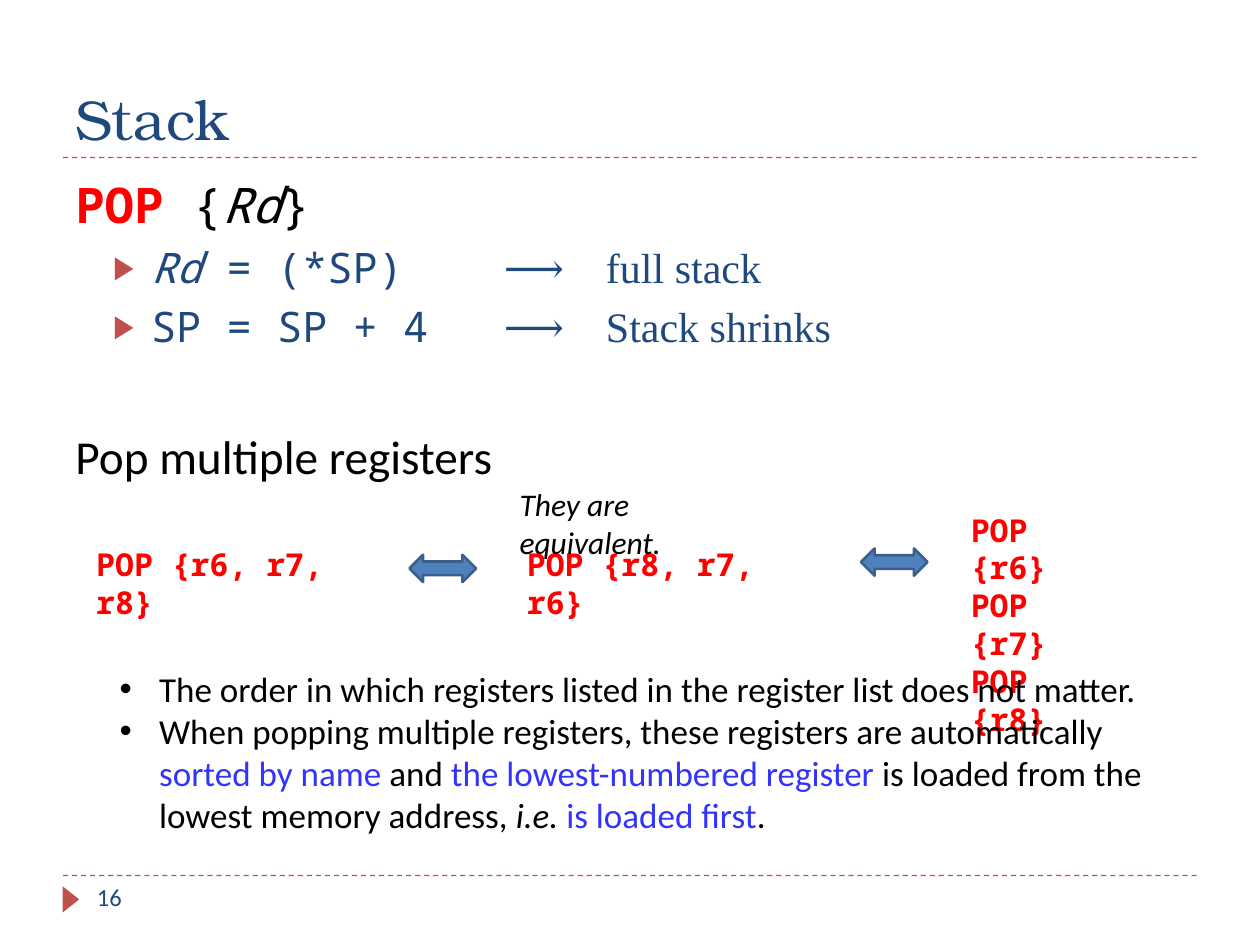
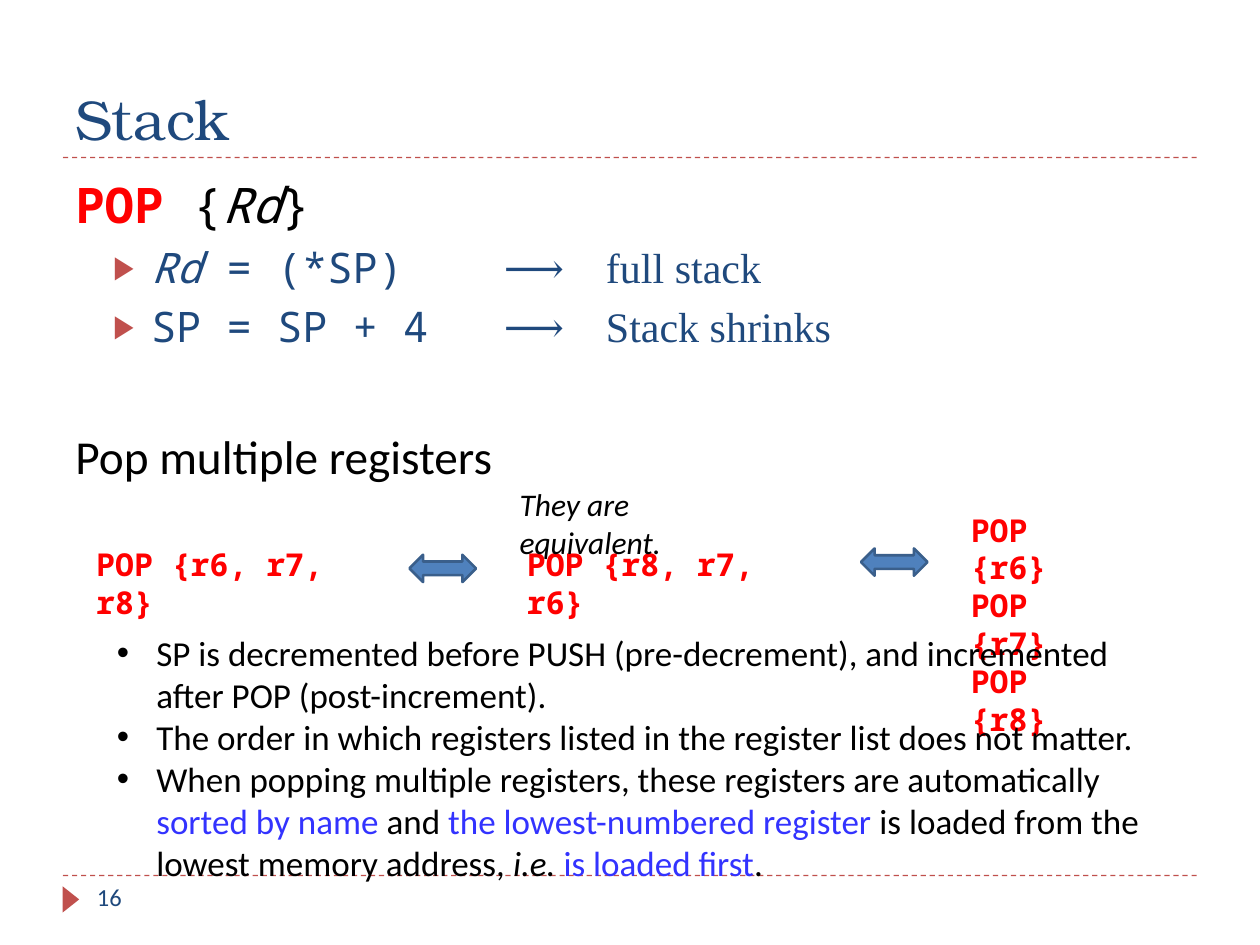
Before and after one commit to guhofstra/CSC111Fa25, a slide deck: slide 16 of PPTs/Ch8_ARM_Subroutines_2_Stack_Perserve_Environment.pptx. Drawn at 1260x945 pixels with LibreOffice and Linux fonts; fonts in the diff are those of the drawing. Boxes give left, top, right and bottom in pixels: in the first picture for what was removed or moved away, otherwise in the second. Text is boxed around its words. In the diff, an @@ line names an element or a change of style, - is before the commit and + after.

```diff
--- a/PPTs/Ch8_ARM_Subroutines_2_Stack_Perserve_Environment.pptx
+++ b/PPTs/Ch8_ARM_Subroutines_2_Stack_Perserve_Environment.pptx
@@ text "SP is decremented before PUSH ...": place and size @@
-text "SP is decremented before PUSH ..." at bbox=[159, 673, 1142, 834]
+text "SP is decremented before PUSH ..." at bbox=[156, 637, 1139, 882]
@@ text at bbox=[156, 637, 1108, 714]: paragraph added @@
+• SP is decremented before PUSH (pre-decrement), and incremented after POP (post-increment).
```
Also in this commit, not shown: 1 other slide changed, 9 other files.
